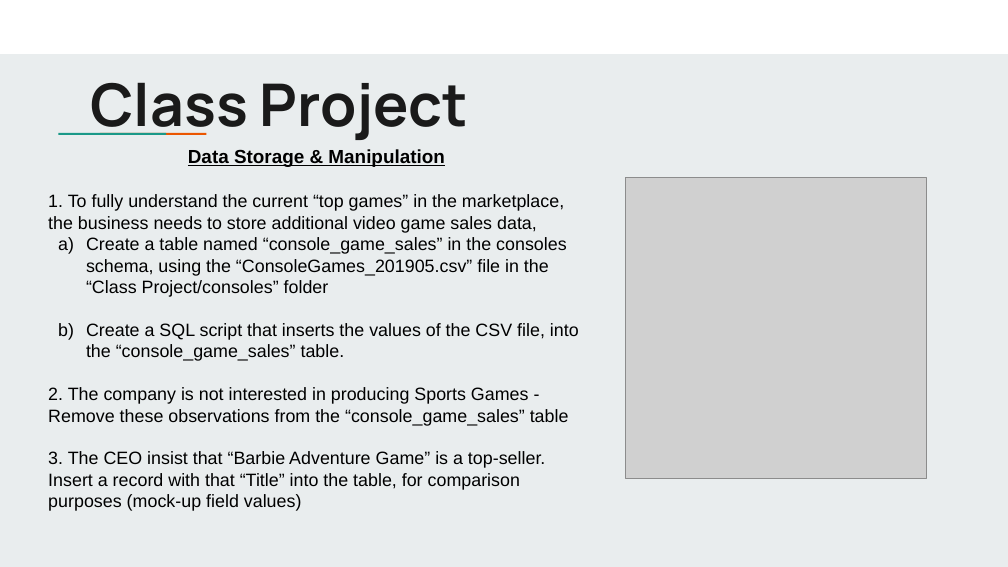
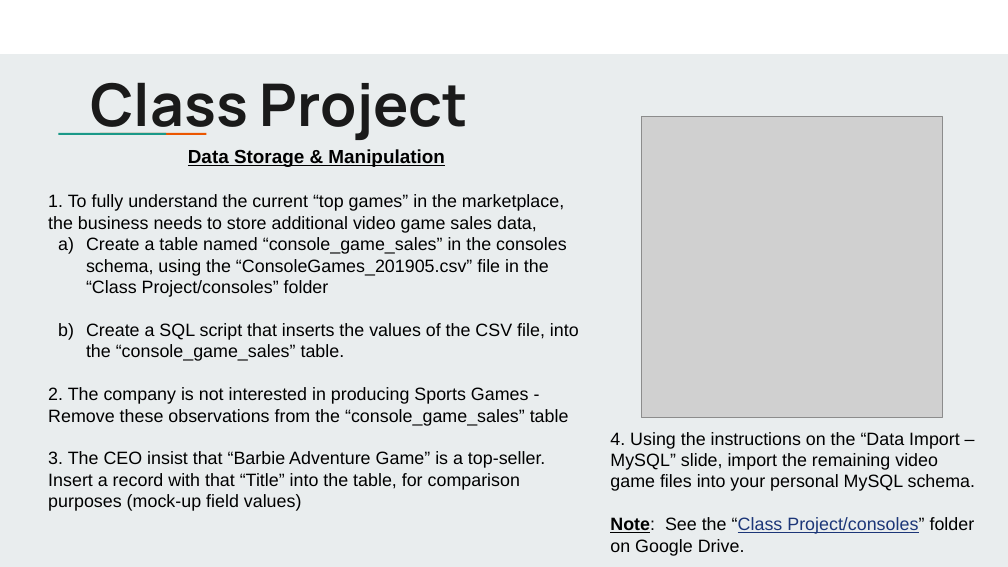
Before and after one commit to jbergmann56/OSDA-DataManipulationAndManagement, a slide deck: slide 15 of Lectures/(3) Extracting & Storing Data.pptx (slide 16 before the commit). Drawn at 1008x567 pixels with LibreOffice and Linux fonts; fonts in the diff are those of the drawing; grey boxes stand for pictures. Boxes give left, top, right and bottom in pixels: in the first picture for what was removed or moved away, otherwise in the second. Text is boxed around its words. In the diff, an @@ line names an element or a change of style, - is before the commit and + after.

```diff
--- a/Lectures/(3) Extracting & Storing Data.pptx
+++ b/Lectures/(3) Extracting & Storing Data.pptx
@@ picture: place and size @@
-picture at <box>625,178,926,479</box>
+picture at <box>641,116,942,417</box>
@@ text added at <box>610,432,976,556</box>, 17 pt, text #000000 @@
+4. Using the instructions on the “Data Import – MySQL” slide, import the remaining video game files into your personal MySQL schema.
+Note: See the “Class Project/consoles” folder on Google Drive.
```
Also in this commit, not shown: 12 other slides changed, 34 other files.
